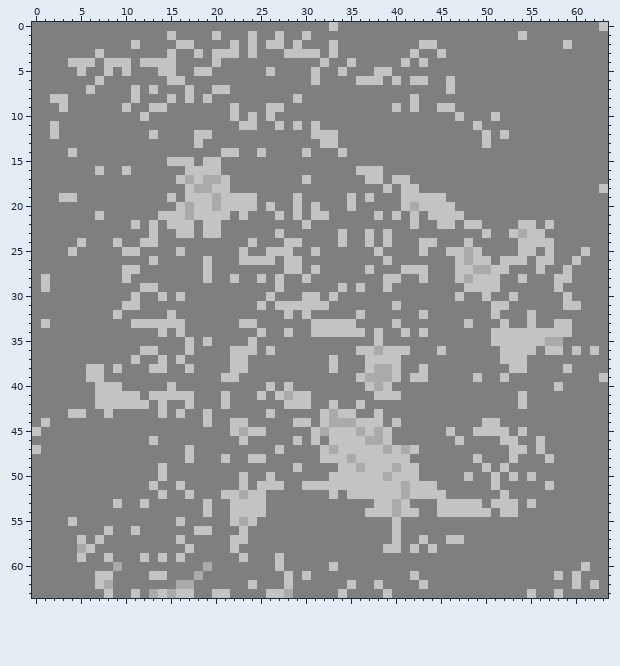
A pixel-art sprite gets an edit: public/assets/blocks/block701.png. The picture above was drawn from the file before the commit.
The file is 64x64 pixels.
After:
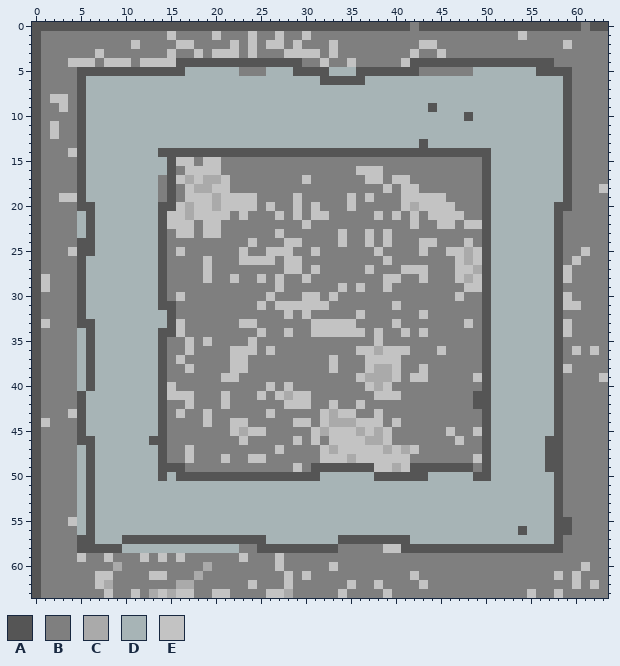
Palette (. is transparent): A #555555  B #7f7f7f  C #aaaaaa  D #a7b4b6  E #c3c3c3
From old to new:
y 0: x 0..41 BBBBBBBBBBBBBBBBBBBBBBBBBBBBBBBBBEBBBBBBBB -> AAAAAAAAAAAAAAAAAAAAAAAAAAAAAAAAAAAAAAAAAA; x 43..60 BBBBBBBBBBBBBBBBBB -> AAAAAAAAAAAAAAAAAA; x 62..63 BE -> AA
y 1..3: x 0 B -> A
y 4: x 0 B -> A; x 16..29 BBBBEBBBBBBBBB -> AAAAAAAAAAAAAA; x 42..57 BEBBBBBBBBBBBBBB -> AAAAAAAAAAAAAAAA
y 5: x 0 B -> A; x 5..22 EBBEBEBBBEEBBEEBBB -> AAAAAAAAAAAADDDDDD; x 26..42 EBBBBEBBEBBBEEBBB -> DDDAAAADDDAAAAAAA; x 49..59 BBBBBBBBBBB -> DDDDDDDAAAA
y 6: x 0 B -> A; x 5..59 BBEBBBBBBBEEBBBBBBBBBBBBBBEBBBBEEEBEBEEBBEBBBBBBBBBBBBB -> ADDDDDDDDDDDDDDDDDDDDDDDDDDAAAAADDDDDDDDDDDDDDDDDDDDDDA
y 7: x 0 B -> A; x 5..59 BEBBBBEBEBBBEBBEEBBBBBBBBBBBBBBBBBBBBBBBBEBBBBBBBBBBBBB -> ADDDDDDDDDDDDDDDDDDDDDDDDDDDDDDDDDDDDDDDDDDDDDDDDDDDDDA
y 8: x 0 B -> A; x 5..59 BBBBBBEBBBEBEBEBBBBBBBBBEBBBBBBBBBBBBEBBBBBBBBBBBBBBBBB -> ADDDDDDDDDDDDDDDDDDDDDDDDDDDDDDDDDDDDDDDDDDDDDDDDDDDDDA
y 9: x 0 B -> A; x 5..59 BBBBBEBBEEBBBBBBBEBBBEEBBBBBBBBBBBBEBEBBEEBBBBBBBBBBBBB -> ADDDDDDDDDDDDDDDDDDDDDDDDDDDDDDDDDDDDDDADDDDDDDDDDDDDDA
y 10: x 0 B -> A; x 5..59 BBBBBBBEBBBBBBBBBEBEBEBBBBBBBBBBBBBBBBBBBBEBBBEBBBBBBBB -> ADDDDDDDDDDDDDDDDDDDDDDDDDDDDDDDDDDDDDDDDDDADDDDDDDDDDA
y 11: x 0 B -> A; x 5..59 BBBBBBBBBBBBBBBBBBEEBBEBEBEBBBBBBBBBBBBBBBBBEBBBBBBBBBB -> ADDDDDDDDDDDDDDDDDDDDDDDDDDDDDDDDDDDDDDDDDDDDDDDDDDDDDA
y 12: x 0 B -> A; x 5..59 BBBBBBBBEBBBBEEBBBBBBBBBBBEEEBBBBBBBBBBBBBBBBEBEBBBBBBB -> ADDDDDDDDDDDDDDDDDDDDDDDDDDDDDDDDDDDDDDDDDDDDDDDDDDDDDA
y 13: x 0 B -> A; x 5..59 BBBBBBBBBBBBBEBBBBBBBBBBBBBEEBBBBBBBBBBBBBBBBEBBBBBBBBB -> ADDDDDDDDDDDDDDDDDDDDDDDDDDDDDDDDDDDDDADDDDDDDDDDDDDDDA
y 14: x 0 B -> A; x 5..59 BBBBBBBBBBBBBBBBEEBBEBBBBEBBBEBBBBBBBBBBBBBBBBBBBBBBBBB -> ADDDDDDDDAAAAAAAAAAAAAAAAAAAAAAAAAAAAAAAAAAAAADDDDDDDDA
y 15: x 0 B -> A; x 5..15 BBBBBBBBBBE -> ADDDDDDDDDA; x 50..59 BBBBBBBBBB -> ADDDDDDDDA
y 16: x 0 B -> A; x 5..15 BBEBBEBBBBB -> ADDDDDDDDDA; x 50..59 BBBBBBBBBB -> ADDDDDDDDA
y 17..18: x 0 B -> A; x 5..13 BBBBBBBBB -> ADDDDDDDD; x 15 B -> A; x 50..59 BBBBBBBBBB -> ADDDDDDDDA
y 19: x 0 B -> A; x 5..13 BBBBBBBBB -> ADDDDDDDD; x 15 E -> A; x 50..59 BBBBBBBBBB -> ADDDDDDDDA
y 20: x 0 B -> A; x 5..15 BBBBBBBBBBB -> AADDDDDDDAA; x 50..59 BBBBBBBBBB -> ADDDDDDDAA
y 21: x 0 B -> A; x 5..14 BBEBBBBBBE -> DADDDDDDDA; x 50..58 BBBBBBBBB -> ADDDDDDDA
y 22: x 0 B -> A; x 5..14 BBBBBBEBEB -> DADDDDDDDA; x 50..58 BBBBEEBEB -> ADDDDDDDA
y 23: x 0 B -> A; x 5..14 BBBBBBBBEB -> DADDDDDDDA; x 50..58 EBBECEEBB -> ADDDDDDDA
y 24: x 0 B -> A; x 5..14 EBBBEBBEEB -> AADDDDDDDA; x 50..58 BBBBEEEEB -> ADDDDDDDA
y 25: x 0 B -> A; x 5..14 BBBBBEEBBB -> AADDDDDDDA; x 50..58 BBBBEEBEB -> ADDDDDDDA
y 26: x 0 B -> A; x 5..14 BBBBBBBBEB -> ADDDDDDDDA; x 50..58 EBEEEBEEB -> ADDDDDDDA
y 27: x 0 B -> A; x 5..14 BBBBBEEBBB -> ADDDDDDDDA; x 50..58 CEEBBBEBB -> ADDDDDDDA
y 28: x 0 B -> A; x 5..14 BBBBBEBBBB -> ADDDDDDDDA; x 50..58 EEBBEBBBE -> ADDDDDDDA
y 29: x 0 B -> A; x 5..14 BBBBBBBEEB -> ADDDDDDDDA; x 50..58 EEBBBBBBE -> ADDDDDDDA
y 30: x 0 B -> A; x 5..14 BBBBBBEBBE -> ADDDDDDDDA; x 50..58 EBBEBBBBB -> ADDDDDDDA
y 31: x 0 B -> A; x 5..15 BBBBBEEBBBB -> ADDDDDDDDAA; x 50..58 BEEBBBBBB -> ADDDDDDDA
y 32: x 0 B -> A; x 5..15 BBBBEBBBBBE -> ADDDDDDDDDA; x 50..58 BEBBBEBBB -> ADDDDDDDA
y 33: x 0 B -> A; x 5..15 BBBBBBEEEEE -> AADDDDDDDDA; x 50..58 BBEBBEBBE -> ADDDDDDDA
y 34: x 0 B -> A; x 5..15 BBBBBBBBBEB -> DADDDDDDDAA; x 50..58 BEEEEEEEE -> ADDDDDDDA
y 35: x 0 B -> A; x 5..14 BBBBBBBBBB -> DADDDDDDDA; x 50..58 BEEEEEECC -> ADDDDDDDA
y 36: x 0 B -> A; x 5..14 BBBBBBBEEB -> DADDDDDDDA; x 50..58 BBEEEEBEE -> ADDDDDDDA
y 37: x 0 B -> A; x 5..14 BBBBBBEBBE -> DADDDDDDDA; x 50..58 BBEEEBBBB -> ADDDDDDDA
y 38: x 0 B -> A; x 5..14 BEEBEBBBEE -> DADDDDDDDA; x 50..58 BBBEEBBBB -> ADDDDDDDA
y 39: x 0 B -> A; x 5..14 BEEBBBBBBB -> DADDDDDDDA; x 50..58 BBEBBBBBB -> ADDDDDDDA
y 40: x 0 B -> A; x 5..14 BBEEEBBBBB -> DADDDDDDDA; x 50..58 BBBBBBBBE -> ADDDDDDDA
y 41: x 0 B -> A; x 5..14 BBEEEEEBEE -> ADDDDDDDDA; x 49..58 BBBBBEBBBB -> AADDDDDDDA
y 42: x 0 B -> A; x 5..14 BBEEEEEEBE -> ADDDDDDDDA; x 49..58 BBBBBEBBBB -> AADDDDDDDA
y 43: x 0 B -> A; x 5..14 EBBEBBBBBE -> ADDDDDDDDA; x 50..58 BBBBBBBBB -> ADDDDDDDA
y 44: x 0 B -> A; x 5..14 BBBBBBBBBB -> ADDDDDDDDA; x 50..58 EEBBBBBBB -> ADDDDDDDA
y 45: x 0 E -> A; x 5..14 BBBBBBBBBB -> ADDDDDDDDA; x 50..58 EEEBEBBBB -> ADDDDDDDA
y 46: x 0 B -> A; x 5..14 BBBBBBBBEB -> AADDDDDDAA; x 50..58 BBEEBBEBB -> ADDDDDDAA
y 47: x 0 E -> A; x 5..14 BBBBBBBBBB -> DADDDDDDDA; x 50..58 BBBEEBEBB -> ADDDDDDAA
y 48: x 0 B -> A; x 5..14 BBBBBBBBBB -> DADDDDDDDA; x 50..58 BBBEBBBEB -> ADDDDDDAA
y 49: x 0 B -> A; x 5..16 BBBBBBBBBEBB -> DADDDDDDDAAA; x 31..37 BBBEECE -> AAAAAAA; x 42..48 EBBBBBB -> AAAAAAA; x 50..58 EBEBBBBBB -> ADDDDDDAA
y 50: x 0 B -> A; x 5..58 BBBBBBBBBEBBBBBBBBEBBEBBBBBBEEEEEECEEEBBBBBEBBEBEBEBBB -> DADDDDDDDADAAAAAAAAAAAAAAAADDDDDDAAAAAADDDDDAADDDDDDDA
y 51: x 0 B -> A; x 5..58 BBBBBBBBEBBEBBBBBBEBEEEBBEEEEEEEEEEECEEEBBBBBBEBBBBBEB -> DADDDDDDDDDDDDDDDDDDDDDDDDDDDDDDDDDDDDDDDDDDDDDDDDDDDA
y 52: x 0 B -> A; x 5..58 BBBBBBBBBEBBEBBBEECEEBBBBBBBEBEEEEEECEEEEBBBBBBEBBBBBB -> DADDDDDDDDDDDDDDDDDDDDDDDDDDDDDDDDDDDDDDDDDDDDDDDDDDDA
y 53: x 0 B -> A; x 5..58 BBBBEBBEBBBBBBEBBEEEEBBBBBBBBBBBBEECEBBBEEEEEBEEEBEBBB -> DADDDDDDDDDDDDDDDDDDDDDDDDDDDDDDDDDDDDDDDDDDDDDDDDDDDA
y 54: x 0 B -> A; x 5..58 BBBBBBBBBBBBBBEBBEEEEBBBBBBBBBBBEEECEEBBEEEEEEBEEBBBBB -> DADDDDDDDDDDDDDDDDDDDDDDDDDDDDDDDDDDDDDDDDDDDDDDDDDDDA
y 55: x 0 B -> A; x 5..59 BBBBBBBBBBBEBBBBBECEBBBBBBBBBBBBBBBEBBBBBBBBBBBBBBBBBBB -> DADDDDDDDDDDDDDDDDDDDDDDDDDDDDDDDDDDDDDDDDDDDDDDDDDDDAA
y 56: x 0 B -> A; x 5..59 BBBEBBEBBBBBBEEBBBEBBBBBBBBBBBBBBBBEBBBBBBBBBBBBBBBBBBB -> DADDDDDDDDDDDDDDDDDDDDDDDDDDDDDDDDDDDDDDDDDDDDDDDADDDAA
y 57: x 0 B -> A; x 5..58 EBEBBBBBBBBEBBBBBEEBBBBBBBBBBBBBBBBEBBEBBEEBBBBBBBBBBB -> AADDDAAAAAAAAAAAAAAAADDDDDDDDAAAAAAAADDDDDDDDDDDDDDDDA
y 58: x 0 B -> A; x 5..22 CEBBBBBBBBBBEBBBBE -> AAAAADDDDDDDDDDDDD; x 25..33 BBBBBBBBB -> AAAAAAAAA; x 41..58 BEBEBBBBBBBBBBBBBB -> AAAAAAAAAAAAAAAAAA
y 59..63: x 0 B -> A
Changed places in both pictures, as pixel boxes (x1, y1, x2, y2):
changed: (32, 22, 608, 598)
